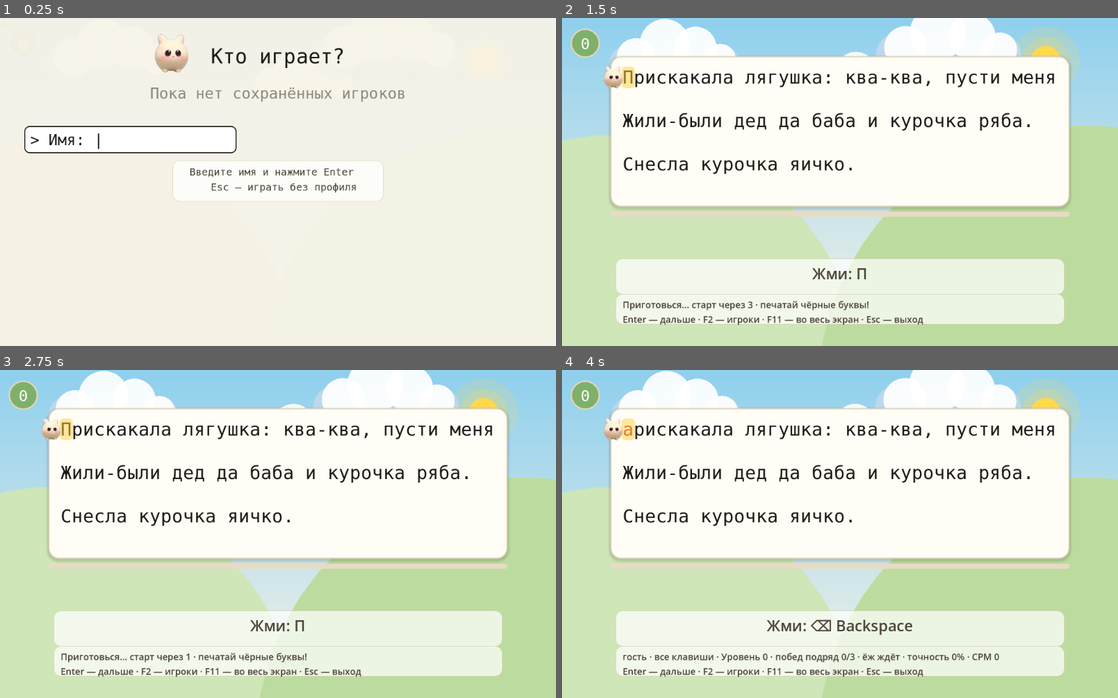
Above: before the commit, frames 1-4 (two rows, left to right).
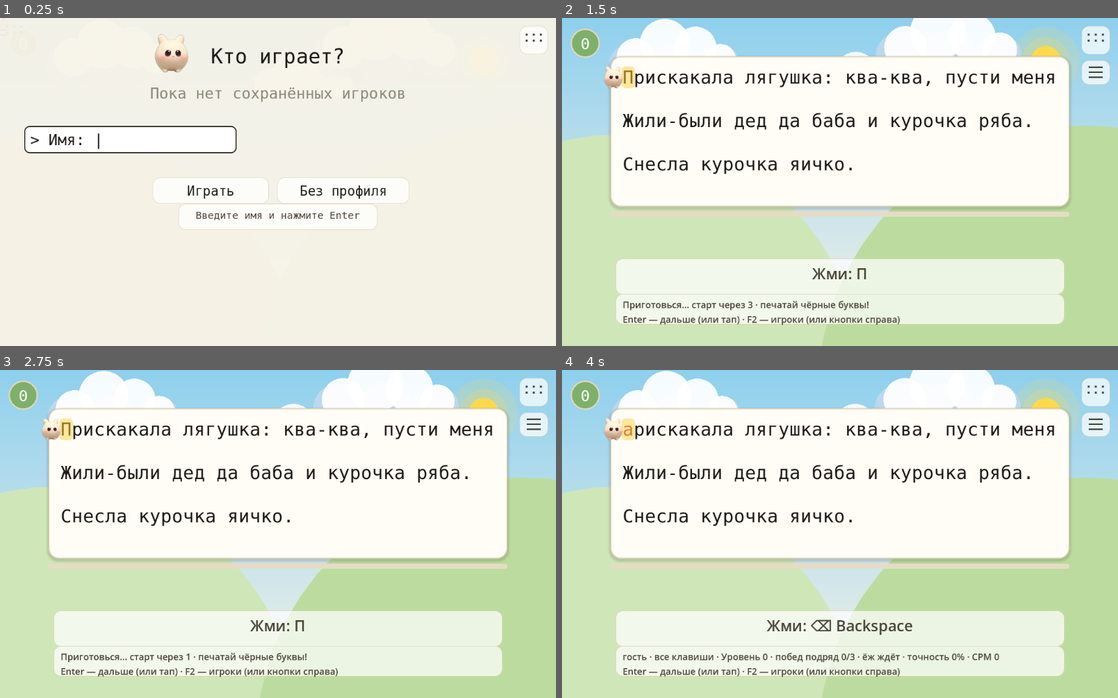
Above: after the commit, the same moments.

Repository: NikitaShubin/ModernBabyType
Game: Godot game, scene res://scenes/main.tscn
The game is run twice, just before and just after one commit, with the same random seed, the same clock (stepped at 60 frames per second) and the same inputs.
Inputs (mouse positions are in pixels of both pictures, inside the frame that each line leads up to):
- Up to frame 1 (0.25 s): no input
- Up to frame 2 (1.5 s): tap Enter at 0.5, 0.6 s; move the mouse to (962, 165) at 0.52 s; hold Up 0.53-1.28 s; click (962, 165) at 0.67 s; move the mouse to (728, 198) at 1.27 s; hold Down from 1.28 s (still down); tap Keypad Enter at 1.35 s; click (728, 198) at 1.42 s
- Up to frame 3 (2.75 s): tap Space at 2 s; move the mouse to (333, 461) at 2.02 s; release Down at 2.03 s; hold Up from 2.03 s (still down); tap Backspace at 2.1 s; click (333, 461) at 2.17 s
- Up to frame 4 (4 s): tap Enter at 2.75 s; move the mouse to (812, 599) at 2.77 s; tap Tab at 2.85 s; click (812, 599) at 2.92 s; tap Space at 3.5 s; move the mouse to (1006, 583) at 3.52 s; release Up at 3.53 s; hold A from 3.53 s (still down); tap Delete at 3.6 s; click (1006, 583) at 3.67 s

The runs differ from the first frame. In frame 1, 1.4% of the frame differs, in the area x 27-99%, y 2-65%; in frame 2, 1.3%; in frame 3, 1.3%; in frame 4, 1.3%.

Commit message:
Тач-интерфейс и адаптация под системную клавиатуру
Клавиатура: пере-показ после системного скрытия (кнопка «назад»),
ручной вызов кнопкой ⌨, раскладка от эффективной высоты
(экран минус клавиатура) — остаток получается альбомным.
Ориентация sensor: портрет основной, альбом для внешней клавиатуры.
Позиция ежа при перестройке масштаба сохраняется в символах оси.

Тач/мышь: строки, поле, кнопки «Играть»/«Без профиля»/«Дальше»/≡,
подсказки переписаны действиями вперёд. Хит-тест — чистые хелперы,
общие для _draw и _input (сентинел координат заменён флагом: на узком
экране координаты валидно отрицательные).

Тесты: part13 (тапы), софт-клавиши, матрица пере-показа, сдвиг
раскладки — всё брейк-тестировано саботажем. Доки и версия 0.0.3.

Diff:
--- a/game/project.godot
+++ b/game/project.godot
@@ -9,7 +9,7 @@
 
 config/name="ModernBabyType"
 config/description="Игра для обучения детей слепой печати: герой убегает от врага, поедая буквы."
-config/version="0.0.2"
+config/version="0.0.3"
 run/main_scene="res://scenes/main.tscn"
 config/features=PackedStringArray("4.3", "GL Compatibility")
 config/icon="res://icon.png"
@@ -21,6 +21,11 @@
 window/size/viewport_height=650
 window/size/resizable=true
 window/size/mode=3
+# Ориентация следует за поворотом телефона: портрет — основной режим
+# (экранная клавиатура + пальцы), альбом — для внешней клавиатуры.
+# Раскладка в обоих случаях одна: всё считается от эффективной высоты
+# (экран минус высота клавиатуры), см. _eff_h() в main.gd.
+window/handheld/orientation=6
 
 [rendering]
 
--- a/game/scripts/main.gd
+++ b/game/scripts/main.gd
@@ -150,6 +150,16 @@
 ## Виртуальная клавиатура показана прямо сейчас (чтобы не дёргать
 ## DisplayServer каждый кадр, только на смене состояния).
 var _kb_shown := false
+## Высота системной клавиатуры в пикселях канваса (0 — скрыта). Только
+## раскладка: всё позиционируется от эффективной высоты _eff_h().
+var kb_h := 0.0
+## Момент последнего запроса показать клавиатуру (для пере-показа,
+## если система спрятала её сама, например кнопкой «назад»).
+var _kb_request_t := -100.0
+## Кнопки тач-интерфейса: прямоугольники из _draw для хит-теста в _input.
+var _kb_rect := Rect2()
+var _players_rect := Rect2()
+var _next_rect := Rect2()
 ## Оформление (только картинка, логику не трогает): скруглённые панели
 ## под карточкой текста, табло и подсказкой. Стили создаются раз в
 ## _ready, геометрию считает _layout_card().
@@ -336,13 +346,21 @@
 		return
 	view_w = s.x
 	view_h = s.y
-	k = clampf(minf(view_w / BASE_W, view_h / BASE_H), 0.5, 2.5)
+	# Масштаб — от эффективной высоты (экран минус клавиатура): в портрете
+	# с выездом клавиатуры остаток альбомный, и вся сцена честно в него
+	# вписывается. Метрики букв при этом меняются, поэтому позицию ежа
+	# пересчитываем в тех же символах оси (см. _lin): визуально он стоит.
+	var old_margin := margin
+	var old_cw := char_w
+	k = clampf(minf(view_w / BASE_W, _eff_h() / BASE_H), 0.5, 2.5)
 	font_size = int(36.0 * k)
 	# Левое поле широкое: героям нужен воздух в начале строки,
 	# а ёж заходит слева из-за края — ему нельзя за край экрана.
 	margin = 120.0 * k
 	text_y = 80.0 * k
 	char_w = mono.get_string_size("н", HORIZONTAL_ALIGNMENT_LEFT, -1.0, font_size).x
+	if old_cw > 0.0 and char_w > 0.0 and hedge_active:
+		enemy_x = margin + (enemy_x - old_margin) / old_cw * char_w
 	# Зазор высотой в строку текста: пустая полоса для качения ежа.
 	# Текст при этом никогда не сдвигается.
 	sep_h = mono.get_height(font_size)
@@ -352,15 +370,20 @@
 		tl.size = Vector2(view_w - margin * 2.0, line_h + 8.0 * k)
 		tl.add_theme_font_size_override("normal_font_size", font_size)
 	_layout_text_lines()
-	hud_label.position = Vector2(margin, view_h - 95.0 * k)
+	# Табло и подсказка якорятся к низу ЭФФЕКТИВНОЙ области: иначе
+	# клавиатура их перекрывает.
+	hud_label.position = Vector2(margin, _eff_h() - 95.0 * k)
 	hud_label.add_theme_font_size_override("font_size", int(18.0 * k))
-	hint_label.position = Vector2(margin, view_h - 165.0 * k)
+	hint_label.position = Vector2(margin, _eff_h() - 165.0 * k)
 	hint_label.size = Vector2(view_w - margin * 2.0, 55.0 * k)
 	hint_label.add_theme_font_size_override("font_size", int(30.0 * k))
 	var ow := 980.0 * k
 	overlay_label.size = Vector2(ow, 150.0 * k)
 	overlay_label.add_theme_font_size_override("font_size", int(40.0 * k))
 	hud_label.size = Vector2(view_w - margin * 2.0, 70.0 * k)
+	# Кнопки тач-интерфейса: справа вверху, друг под другом.
+	_kb_rect = Rect2(view_w - 72.0 * k, 16.0 * k, 56.0 * k, 56.0 * k)
+	_players_rect = Rect2(view_w - 72.0 * k, 84.0 * k, 56.0 * k, 48.0 * k)
 	_layout_card()
 	_layout_pills()
 	_layout_overlay_panel()
@@ -376,10 +399,11 @@
 
 ## Расставить построчные лэйблы (позиции статичны, текст не ездит).
 func _layout_text_lines() -> void:
-	# Блок текста — по центру свободной зоны: сверху пусто, снизу HUD
-	# и подсказка. Левый край прежний, внутри уровня блок неподвижен.
+	# Блок текста — по центру свободной зоны ЭФФЕКТИВНОЙ высоты: сверху
+	# пусто, снизу HUD и подсказка (или клавиатура). Левый край прежний,
+	# внутри уровня блок неподвижен.
 	var block_h := float(maxi(display_lines.size(), 1)) * line_h
-	text_y = maxf(40.0 * k, (view_h - 200.0 * k - block_h) * 0.5)
+	text_y = maxf(40.0 * k, (_eff_h() - 200.0 * k - block_h) * 0.5)
 	# Модалка победы/поражения — под блоком текста, а не поверх букв.
 	var ow := 980.0 * k
 	overlay_label.position = Vector2((view_w - ow) * 0.5, text_y + block_h + 24.0 * k)
@@ -428,10 +452,13 @@
 
 
 ## Панель под модалкой победы/поражения: тот же картон, что и у текста.
+## Под ней — кнопка «Дальше» для пальца (тот же Enter).
 func _layout_overlay_panel() -> void:
 	over_p.position = overlay_label.position + Vector2(-24.0 * k, -16.0 * k)
 	over_p.size = overlay_label.size + Vector2(48.0 * k, 32.0 * k)
 	over_p.visible = overlay_label.visible
+	var nc := Vector2(view_w * 0.5, over_p.position.y + over_p.size.y + 16.0 * k)
+	_next_rect = Rect2(nc - Vector2(140.0 * k, 0), Vector2(280.0 * k, 60.0 * k))
 
 
 func _key(l: int, p: int) -> String:
@@ -784,10 +811,10 @@
 	})
 	if won:
 		overlay_label.add_theme_color_override("font_color", GREEN)
-		overlay_label.text = "Уровень пройден! %s\nEnter — дальше" % ["★".repeat(stars)]
+		overlay_label.text = "Уровень пройден! %s\nEnter — дальше (или кнопка)" % ["★".repeat(stars)]
 	else:
 		overlay_label.add_theme_color_override("font_color", DARK_RED)
-		overlay_label.text = "Ай, укололся!\nEnter — ещё раз (ёж стал медленнее)"
+		overlay_label.text = "Ай, укололся!\nEnter — ещё раз (или кнопка)"
 	overlay_label.visible = true
 	over_p.visible = true
 	_refresh()
@@ -796,6 +823,7 @@
 func _process(dt: float) -> void:
 	time += dt
 	_sync_keyboard()
+	_poll_keyboard()
 	if menu_open:
 		# Меню открыто — геймплей стоит: ёж не догоняет, таймер не идёт.
 		# Отрисовка героев продолжается, но без игровых проверок.
@@ -947,12 +975,52 @@
 	_kb_shown = want
 	if not DisplayServer.has_feature(DisplayServer.FEATURE_VIRTUAL_KEYBOARD):
 		return
+	_kb_request_t = time
 	if want:
 		# existing_text — что уже введено (поле ввода своё, рисованное,
 		# поэтому отдаём пусто: клавиатуре нечего подхватывать).
 		DisplayServer.virtual_keyboard_show("")
 	else:
 		DisplayServer.virtual_keyboard_hide()
+
+
+## Эффективная высота экрана: низ, занятый клавиатурой, не наш.
+## Вся раскладка считается от неё — и в портрете с клавиатурой, и в
+## альбоме с внешней. Пол под ногами не проваливается: минимум 220 px.
+func _eff_h() -> float:
+	return maxf(view_h - kb_h, 220.0)
+
+
+## Высота системной клавиатуры в пикселях канваса: экранные пиксели
+## делим на масштаб экрана (на телефоне он 2–3). Без фичи — всегда ноль.
+func _kb_height_px() -> float:
+	if not DisplayServer.has_feature(DisplayServer.FEATURE_VIRTUAL_KEYBOARD):
+		return 0.0
+	var scr := DisplayServer.window_get_current_screen()
+	var scale := maxf(1.0, DisplayServer.screen_get_scale(scr))
+	return float(DisplayServer.virtual_keyboard_get_height()) / scale
+
+
+## Следим за клавиатурой каждый кадр: выехала/уехала — пересчитать
+## раскладку. А если система спрятала её сама (кнопка «назад»), а она
+## нужна, — просим показать снова, но не раньше чем через полторы
+## секунды после прошлого запроса (иначе спамим, пока она выезжает).
+func _poll_keyboard() -> void:
+	if not DisplayServer.has_feature(DisplayServer.FEATURE_VIRTUAL_KEYBOARD):
+		return
+	var kh := _kb_height_px()
+	if not is_equal_approx(kh, kb_h):
+		kb_h = kh
+		_relayout()
+	var want := not menu_open or (menu != null and bool(menu.get("input_active")))
+	if kb_need_reshow(want, _kb_shown, kh, time - _kb_request_t):
+		_kb_request_t = time
+		DisplayServer.virtual_keyboard_show("")
+
+
+## Чистое решение «пора ли пере-показать»: матрица в logic_test.
+static func kb_need_reshow(want: bool, shown: bool, height: float, elapsed: float) -> bool:
+	return want and shown and height <= 0.0 and elapsed > 1.5
 
 
 ## Все буквы — одно начертание и кегль. Состояние только оттенком:
@@ -1036,7 +1104,7 @@
 		lines[0] = "Приготовься… старт через %d · печатай чёрные буквы!" % [
 			int(ceil(grace_t))
 		]
-	lines.append("Enter — дальше · F2 — игроки · F11 — во весь экран · Esc — выход")
+	lines.append("Enter — дальше (или тап) · F2 — игроки (или кнопки справа)")
 	var txt := "\n".join(lines)
 	if show_dbg:
 		var dbg := "[dbg ex=%.0f eln=%d cur=%d:%d cw=%.1f k=%.2f ok=%d bad=%d]" % [
@@ -1162,6 +1230,7 @@
 	if state == "won" or state == "lost":
 		draw_rect(Rect2(Vector2.ZERO, Vector2(view_w, view_h)), Color(1, 1, 1, 0.55))
 	_draw_level_badge()
+	_draw_touch_buttons()
 	_draw_progress()
 	_draw_cursor_marker()
 	_draw_enemy()
@@ -1170,6 +1239,82 @@
 	_draw_hero()
 
 
+## Кнопки тач-интерфейса: ⌨ — вызвать системную клавиатуру, ≡ — игроки.
+## Рисуем всегда (и на десктопе — как подсказка), работают везде: тап
+## или клик. Прямоугольники считает _relayout, тычки разбирает _input.
+func _draw_touch_buttons() -> void:
+	# Клавиатура: пилюля + сетка точек 3×2.
+	draw_style_box(pill_sb, _kb_rect)
+	for ix in 3:
+		for iy in 2:
+			var dot := _kb_rect.position + Vector2(
+				(14.0 + 14.0 * float(ix)) * k, (17.0 + 12.0 * float(iy)) * k
+			)
+			draw_circle(dot, 2.5 * k, UI_TEXT)
+	# Игроки: три чёрточки.
+	draw_style_box(pill_sb, _players_rect)
+	for i in 3:
+		var ly := _players_rect.position.y + (14.0 + 10.0 * float(i)) * k
+		draw_line(
+			Vector2(_players_rect.position.x + 14.0 * k, ly),
+			Vector2(_players_rect.end.x - 14.0 * k, ly),
+			UI_TEXT, 3.0 * k
+		)
+	# «Дальше» на модалке победы/поражения: тот же Enter, но пальцем.
+	if over_p.visible:
+		draw_style_box(pill_sb, _next_rect)
+		var t := "Дальше"
+		var fs := int(30.0 * k)
+		var w := mono.get_string_size(t, HORIZONTAL_ALIGNMENT_LEFT, -1.0, fs)
+		draw_string(
+			mono,
+			Vector2(_next_rect.get_center().x - w.x * 0.5, _next_rect.get_center().y + w.y * 0.35),
+			t, HORIZONTAL_ALIGNMENT_LEFT, -1.0, fs, INK
+		)
+
+
+## Тач и мышь: кнопки интерфейса. Клавиши идут другим путём
+## (_unhandled_key_input), здесь только тычки. Пока меню открыто,
+## тычки разбирает оно само.
+func _input(event: InputEvent) -> void:
+	if menu_open:
+		return
+	var has_pos := false
+	var pos := Vector2.ZERO
+	if event is InputEventMouseButton:
+		var mb := event as InputEventMouseButton
+		if mb.button_index == MOUSE_BUTTON_LEFT and mb.pressed:
+			pos = mb.position
+			has_pos = true
+	elif event is InputEventScreenTouch:
+		var st := event as InputEventScreenTouch
+		if st.pressed:
+			pos = st.position
+			has_pos = true
+	if not has_pos:
+		return
+	if over_p.visible and _next_rect.has_point(pos):
+		_new_level()
+		get_viewport().set_input_as_handled()
+		return
+	if _kb_rect.has_point(pos):
+		_kb_summon()
+		get_viewport().set_input_as_handled()
+		return
+	if _players_rect.has_point(pos):
+		_open_menu()
+		get_viewport().set_input_as_handled()
+		return
+
+
+## Кнопка ⌨: показать системную клавиатуру прямо сейчас, не дожидаясь
+## смены состояния (ей и так положено быть видимой — исчезла системно).
+func _kb_summon() -> void:
+	if not DisplayServer.has_feature(DisplayServer.FEATURE_VIRTUAL_KEYBOARD):
+		return
+	_kb_request_t = time
+	_kb_shown = true
+	DisplayServer.virtual_keyboard_show("")
 ## Кружок с номером уровня в пустом левом верхнем углу: и красиво,
 ## и уровень всегда перед глазами, а не только в табло.
 func _draw_level_badge() -> void:
--- a/game/scripts/menu.gd
+++ b/game/scripts/menu.gd
@@ -164,6 +164,64 @@
 	get_viewport().set_input_as_handled()
 
 
+## Тач и мышь: строки, поле, кнопки. Скрытое меню тычков не видит —
+## тот же урок, что с клавишами.
+func _input(event: InputEvent) -> void:
+	if not visible:
+		return
+	# Координаты тычка могут быть и отрицательными (узкое окно, край
+	# экрана), поэтому признак «тычка не было» — отдельный флаг,
+	# а не сентинел в координатах.
+	var has_pos := false
+	var pos := Vector2.ZERO
+	if event is InputEventMouseButton:
+		var mb := event as InputEventMouseButton
+		if mb.button_index == MOUSE_BUTTON_LEFT and mb.pressed:
+			pos = mb.position
+			has_pos = true
+	elif event is InputEventScreenTouch:
+		var st := event as InputEventScreenTouch
+		if st.pressed:
+			pos = st.position
+			has_pos = true
+	if not has_pos:
+		return
+	# Прямоугольники — из тех же хелперов, что рисует _draw: единый
+	# источник геометрии, работает и без отрисовки (тесты headless).
+	for i in users.size():
+		if _row_tap_rect(i).has_point(pos):
+			chosen.emit(users[i])
+			get_viewport().set_input_as_handled()
+			return
+	if _field_tap_rect().has_point(pos):
+		if not input_active:
+			_toggle_input()
+		_kb_show()
+		get_viewport().set_input_as_handled()
+		return
+	if _play_tap_rect().has_point(pos):
+		_enter()
+		get_viewport().set_input_as_handled()
+		return
+	if _guest_tap_rect().has_point(pos):
+		_guest()
+		get_viewport().set_input_as_handled()
+		return
+	if _mkb_tap_rect().has_point(pos):
+		if not input_active:
+			_toggle_input()
+		_kb_show()
+		get_viewport().set_input_as_handled()
+		return
+
+
+## Показать системную клавиатуру прямо отсюда (тап по полю/кнопке ⌨):
+## ждать кадра игры незачем, а на десктопе это no-op.
+func _kb_show() -> void:
+	if DisplayServer.has_feature(DisplayServer.FEATURE_VIRTUAL_KEYBOARD):
+		DisplayServer.virtual_keyboard_show("")
+
+
 ## Буква по коду клавиши: «A» без физической раскладки (в латинице на
 ## русской раскладке KeyA тоже проходит). Ручная раскладка не важна:
 ## клавиша одна и та же.
@@ -267,6 +325,72 @@
 	draw_string(
 		mono, pos, txt, HORIZONTAL_ALIGNMENT_LEFT, -1.0, fs, col
 	)
+
+
+## Строка поля ввода как текст (рамка и хит-тест строятся от неё).
+func _field_text() -> String:
+	var field := "Имя: " + input_text + ("|" if input_active else "")
+	return ("> " if input_active else "  ") + field
+
+
+## Базовая строка меню: заголовок + строки. Дальше всё считается от неё.
+func _rows_top() -> float:
+	return 90.0 * k + 70.0 * k
+
+
+## Строка поля ввода: после заголовка, строк и отступа.
+func _field_line_y() -> float:
+	return _rows_top() + float(maxi(users.size(), 1)) * ROW_H * k + 30.0 * k
+
+
+## Строка кнопок: под полем ввода.
+func _buttons_y() -> float:
+	return _field_line_y() + 64.0 * k
+
+
+## Чипс строки: та же геометрия, что рисует _draw.
+func _row_tap_rect(i: int) -> Rect2:
+	var row_y := _rows_top() + float(i) * ROW_H * k
+	return Rect2(
+		44.0 * k, row_y - 36.0 * k,
+		_text_size(_row_caption(users[i]), FONT_ROW).x + 32.0 * k,
+		ROW_H * k - 10.0 * k
+	)
+
+
+## Рамка поля ввода (рисуется только когда активно, тыкается всегда).
+func _field_tap_rect() -> Rect2:
+	var y := _field_line_y()
+	var fw := _text_size(_field_text(), FONT_ROW).x
+	return Rect2(48.0 * k, y - 38.0 * k, maxf(fw + 48.0 * k, 420.0 * k), 54.0 * k)
+
+
+## Кнопки «Играть» и «Без профиля»: пара по центру под полем.
+func _play_tap_rect() -> Rect2:
+	var y := _buttons_y()
+	return Rect2(cx_of() - 248.0 * k, y, 230.0 * k, 52.0 * k)
+
+
+func _guest_tap_rect() -> Rect2:
+	var y := _buttons_y()
+	return Rect2(cx_of() - 248.0 * k + 246.0 * k, y, 262.0 * k, 52.0 * k)
+
+
+func cx_of() -> float:
+	return view_w * 0.5
+
+
+## Кнопка ⌨ справа вверху.
+func _mkb_tap_rect() -> Rect2:
+	return Rect2(view_w - 72.0 * k, 16.0 * k, 56.0 * k, 56.0 * k)
+
+
+## Кнопка-пилюля с подписью по центру.
+func _button(r: Rect2, label: String) -> void:
+	draw_style_box(hint_sb, r)
+	var fs := int(26.0 * k)
+	var w := _text_size(label, 26).x
+	_text(label, Vector2(r.get_center().x - w * 0.5, r.position.y + 36.0 * k), 26, INK)
 
 
 func _draw() -> void:
@@ -296,34 +420,36 @@
 			DIM
 		)
 	# Каждая строка — отдельным «чипсом» по ширине текста: выбранный
-	# жёлтый, остальные белые. Сплошная плита на всю ширину сливалась
-	# с выделением в один жёлтый slab.
+	# жёлтый, остальные белые. Тап по чипсу сразу играет этим игроком.
 	for i in users.size():
 		var row_y := y + float(i) * ROW_H * k
-		var cap := _row_caption(users[i])
-		var chip := Rect2(
-			44.0 * k, row_y - 36.0 * k,
-			_text_size(cap, FONT_ROW).x + 32.0 * k, ROW_H * k - 10.0 * k
-		)
+		var chip := _row_tap_rect(i)
 		draw_style_box(row_sb if i == sel else row_idle_sb, chip)
-		_text(cap, Vector2(60.0 * k, row_y), FONT_ROW, INK)
-	y += float(maxi(users.size(), 1)) * ROW_H * k + 30.0 * k
-	# Поле ввода нового имени.
-	var field := "Имя: " + input_text + ("|" if input_active else "")
-	var field_txt := ("> " if input_active else "  ") + field
+		_text(_row_caption(users[i]), Vector2(60.0 * k, row_y), FONT_ROW, INK)
+	y = _field_line_y()
+	# Поле ввода нового имени. Рамка — только когда активно, а тыкается
+	# всегда: тап включает ввод, как Tab.
+	var field_txt := _field_text()
 	if input_active:
-		var fw := _text_size(field_txt, FONT_ROW).x
-		draw_style_box(
-			box_sb,
-			Rect2(48.0 * k, y - 38.0 * k, maxf(fw + 48.0 * k, 420.0 * k), 54.0 * k)
-		)
+		draw_style_box(box_sb, _field_tap_rect())
 	_text(
 		field_txt,
 		Vector2(60.0 * k, y),
 		FONT_ROW,
 		INK if input_active else DIM
 	)
-	y += 60.0 * k
+	# Кнопки действий: та же механика, что Enter и Esc, но пальцем.
+	_button(_play_tap_rect(), "Играть")
+	_button(_guest_tap_rect(), "Без профиля")
+	# Кнопка ⌨ справа вверху: вызвать системную клавиатуру.
+	draw_style_box(hint_sb, _mkb_tap_rect())
+	for ix in 3:
+		for iy in 2:
+			draw_circle(
+				_mkb_tap_rect().position + Vector2((14.0 + 14.0 * float(ix)) * k, (17.0 + 12.0 * float(iy)) * k),
+				2.5 * k, UI_TEXT
+			)
+	y = _buttons_y() + 52.0 * k + 30.0 * k
 	# Подсказка — в пилюле по центру низа, в две строки: в одну она
 	# не влезает в окно. Делим только для показа, сама строка та же.
 	var lines := _hint_lines()
@@ -356,17 +482,21 @@
 func _hint() -> String:
 	if users.is_empty():
 		# Поле ввода на пустом списке уже открыто (_reload его включает),
-		# поэтому совет «нажми Tab» здесь был бы неверным.
-		return "Введите имя и нажмите Enter   ·   Esc — играть без профиля"
+		# поэтому совет «нажми Tab» здесь был бы неверным. Гостя ведёт
+		# кнопка «Без профиля», Esc для неё не нужен.
+		return "Введите имя и нажмите Enter"
 	var tail := ""
 	if bool(S.load_profile(users[sel]).get("all_keys", false)):
 		tail = " (вкл.)"
 	elif not input_active:
 		tail = " (выкл.)"
+	# Сначала действия (тап/клик), потом горячие клавиши вторым рядом.
+	# Вторая строка умышленно телеграфная: подробно всё объясняют
+	# кнопки, а длинная строка не влезала в окно.
 	return (
-		"↑ ↓ — выбрать   ·   Enter — играть   ·   Tab — новое имя"
-		+ "   ·   A — все клавиши" + tail
-		+ "   ·   Delete — удалить   ·   Esc — без профиля"
+		"Тап по игроку — играть   ·   Тап по полю — новое имя"
+		+ "   ·   ↑↓ выбор   ·   Enter   ·   A — все клавиши" + tail
+		+ "   ·   Del   ·   Esc   ·   F2"
 	)
 
 
--- a/game/tests/logic_test.gd
+++ b/game/tests/logic_test.gd
@@ -538,6 +538,52 @@
 	_main._unhandled_key_input(_softkey(13))
 	_check(_main.state == "playing", "unicode enter continues after winning")
 
+	# --- Пере-показ клавиатуры: чистое решение, матрица сочетаний. ---
+	# want/shown/height/elapsed: показать заново — только когда нужна,
+	# считалась показанной, а по факту высота ноль и прошло достаточно
+	# времени (клавиатура успела бы выехать).
+	var rs: Callable = _main.kb_need_reshow
+	_check(rs.call(true, true, 0.0, 2.0), "reshow when wanted, shown, flat, expired")
+	_check(not rs.call(true, true, 0.0, 0.5), "no reshow while gliding in")
+	_check(not rs.call(true, true, 120.0, 9.0), "no reshow when visible")
+	_check(not rs.call(false, true, 0.0, 9.0), "no reshow when not wanted")
+	_check(not rs.call(true, false, 0.0, 9.0), "initial show is a separate path")
+
+	# --- Раскладка уезжает вверх от клавиатуры. ---
+	# В headless вьюпорт крошечный (64×64), поэтому сначала ставим
+	# реалистичный размер окна, иначе пол эффективной высоты всё скроет.
+	root.size = Vector2i(1100, 650)
+	_main.kb_h = 0.0
+	_main._relayout()
+	var hy0: float = _main.hud_label.position.y
+	var k0: float = _main.k
+	_main.kb_h = 300.0
+	_main._relayout()
+	_check(_main.hud_label.position.y < hy0, "layout moves up over the keyboard")
+	_check(_main.k <= k0, "scale shrinks to fit the free area")
+	_check(
+		_main.card_p.position.y + _main.card_p.size.y <= _main.view_h - 300.0 + 1.0,
+		"text card stays above the keyboard"
+	)
+	_main.kb_h = 0.0
+	_main._relayout()
+
+	# --- Тач и мышь в игре: кнопка игроков открывает меню, кнопка
+	# «Дальше» на модалке начинает новый уровень. ---
+	_main.call("_input", _tap(_main._players_rect.get_center()))
+	_check(_main.menu_open, "players button opens the menu")
+	_main._close_menu()
+	_main._new_level()
+	_main._finish(true)
+	_check(_main.state == "won", "setup: level won")
+	_main._relayout()
+	_main.call("_input", _tap(_main._next_rect.get_center()))
+	_check(_main.state == "playing", "next button starts a new level")
+	_check(
+		_main.cursor_line == 0 and _main.cursor_pos == 0,
+		"new level starts at the beginning"
+	)
+
 
 ## Позиция на строке l для теста: хотела бы want, но не за концом
 ## строки (фрагмент текста случайный, длины плавают). Возвращает
@@ -565,6 +611,15 @@
 	var ev := InputEventKey.new()
 	ev.unicode = code
 	ev.pressed = true
+	return ev
+
+
+## Клик мыши с координатами.
+func _tap(pos: Vector2) -> InputEventMouseButton:
+	var ev := InputEventMouseButton.new()
+	ev.button_index = MOUSE_BUTTON_LEFT
+	ev.pressed = true
+	ev.position = pos
 	return ev
 
 
--- a/game/tests/profiles_test.gd
+++ b/game/tests/profiles_test.gd
@@ -51,6 +51,7 @@
 	_part10_first_run()
 	_part11_hidden_menu()
 	_part12_soft_keyboard()
+	_part13_touch()
 	_report()
 	return true
 
@@ -500,6 +501,42 @@
 	S.delete_user("Юра")
 
 
+## Тач и мышь: тап по строке играет этим игроком, тап по полю включает
+## ввод, кнопки «Играть»/«Без профиля» дублируют Enter/Esc. Прямоугольники
+## считает то же меню (хелперы tap_rect), тест только тыкает в них.
+func _part13_touch() -> void:
+	for u in S.user_list():
+		S.delete_user(u)
+	S.create_user("Таня")
+	S.create_user("Федя")
+	_menu.call("_reload")
+	_menu.visible = true
+	_menu.input_active = false
+	# Прямоугольники из тех же хелперов, что рисует _draw: хит-тест честный.
+	var first := String(_menu.users[0])
+	var second := String(_menu.users[1])
+	_picked = ""
+	_menu.call("_input", _tap(_menu.call("_row_tap_rect", 1).get_center()))
+	_check(_picked == second, "tap on a row plays as that user")
+	_menu.call("_input", _tap(_menu.call("_field_tap_rect").get_center()))
+	_check(_menu.input_active, "tap on the field opens input")
+	_picked = ""
+	_menu.call("_input", _tap(_menu.call("_guest_tap_rect").get_center()))
+	_check(_picked == S.GUEST, "guest button enters as guest")
+	_menu.sel = 0
+	_picked = ""
+	_menu.call("_input", _touch(_menu.call("_play_tap_rect").get_center()))
+	_check(_picked == first, "play button enters the selected profile")
+	# Скрытое меню тычков не видит.
+	_menu.visible = false
+	_picked = ""
+	_menu.call("_input", _tap(_menu.call("_row_tap_rect", 0).get_center()))
+	_check(_picked == "", "hidden menu ignores taps")
+	_menu.visible = true
+	for u in S.user_list():
+		S.delete_user(u)
+
+
 ## Сколько разных букв на экране во взрослом режиме: все знаки
 ## уровня, включая пробел.
 func _letters_on_screen() -> int:
@@ -543,6 +580,23 @@
 	return ev
 
 
+## Клик мыши с координатами.
+func _tap(pos: Vector2) -> InputEventMouseButton:
+	var ev := InputEventMouseButton.new()
+	ev.button_index = MOUSE_BUTTON_LEFT
+	ev.pressed = true
+	ev.position = pos
+	return ev
+
+
+## Касание с координатами.
+func _touch(pos: Vector2) -> InputEventScreenTouch:
+	var ev := InputEventScreenTouch.new()
+	ev.pressed = true
+	ev.position = pos
+	return ev
+
+
 func _report() -> void:
 	S.PATH = "user://modern_baby_type.cfg"
 	DirAccess.remove_absolute(
Not shown, changed: game/export_presets.cfg
Not shown, changed: AGENTS.md
